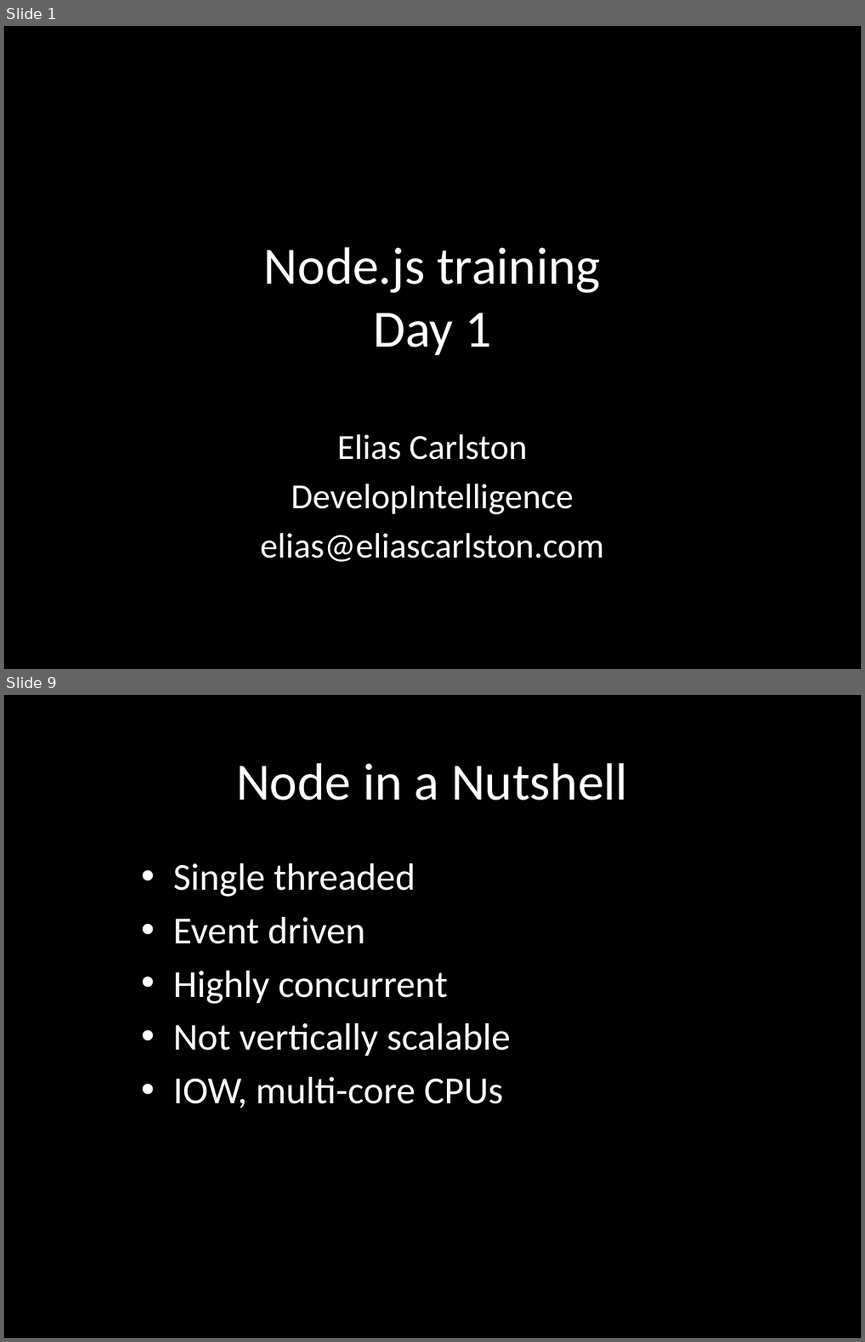
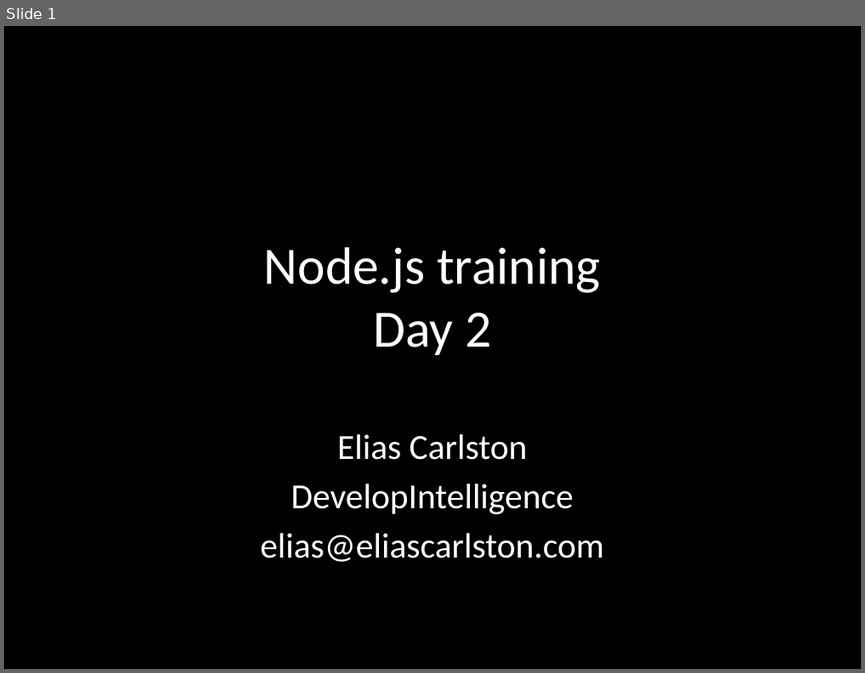
Before and after one commit to eliasjames/training-node, a slide deck: slides/Node Slides Day 2.pptx. Shown one above the other, each under a label of ours: slides 1 and 9 before the commit, slide 1 after it; the slides between them are not shown. The pictures are 865x1342 and 865x673 pixels, drawn with LibreOffice and Linux fonts; fonts in the diff are those of the drawing. Boxes give left, top, right and bottom in pixels: in the first picture for what was removed or moved away, otherwise in the second. Text is boxed around its words. In the diff, an @@ line names an element or a change of style, - is before the commit and + after.

Commit message:
Slides: events

```diff
--- a/slides/Node Slides Day 2.pptx
+++ b/slides/Node Slides Day 2.pptx
@@ slide 9 removed at box(4, 695, 861, 1338), background #000000 @@
@@ title removed at box(236, 763, 628, 800) @@
-Node in a Nutshell
@@ subtitle removed at box(173, 863, 510, 1108) @@
-• Single threaded
-• Event driven
-• Highly concurrent
-• Not vertically scalable
-• IOW, multi-core CPUs
@@ slide 1 changed as well @@
@@ title at box(264, 247, 600, 355): text changed @@
-Node.js training
-Day 1
+Node.js training
+Day 2
```
Also in this commit, not shown: 1 other slide changed, 6 slides added, 39 other slides removed.
